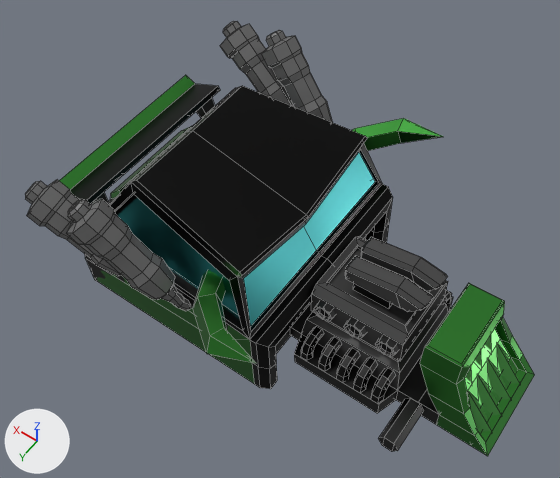
Two versions of the FBX model FishPunch Project/TrickyTracks/Assets/TrickyTracks/Meshes/Characters/Vehicle_001_Hotrod_001_Base.fbx, one commit apart.
One viewpoint serves both versions: a 50 mm lens placed at (-2.91, 3.23, 4.63), pointed at (-1.21, 0.86, 0.89). Lighting does not change. The marker at lower left points along +X, +Y and +Z. Mesh edges are drawn as thin lines. Where no turn or scale is listed for an object, it has been applied to the vertices.

The older version as bpy lines, for what is in view:
```python
me_mesh = bpy.data.meshes.new('Mesh')
me_mesh.from_pydata(...)  # 1459 vertices, 1333 faces; spans x -1.5..1.5, y -1.06..1.06, z -0.61..0.61
me_mesh.materials.append(mat_stingraypbs1)
ob_vehicle_001_hotrod_001_base = bpy.data.objects.new('Vehicle_001_Hotrod_001_Base', me_mesh)
ob_vehicle_001_hotrod_001_base.location = (-1.351, 0.745, 0.86)
```
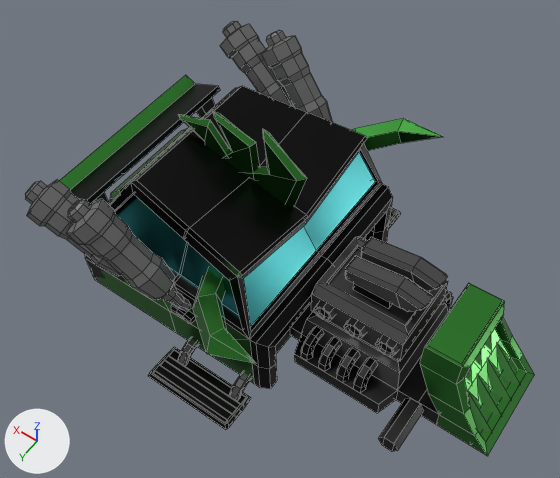
Where the newer file only moved an object's origin or applied its transform, the numbers keep the older frame.

Where the change shows, as pixel boxes (x1, y1, x2, y2) in the pictures (560 x 478 px):
part 1 of me_mesh, deleted (black): before (371, 368, 395, 402)
part 2 of me_mesh, added (black): after (85, 86, 400, 430)

Patch to the scene script:
```diff
--- a/FishPunch Project/TrickyTracks/Assets/TrickyTracks/Meshes/Characters/Vehicle_001_Hotrod_001_Base.fbx.py
+++ b/FishPunch Project/TrickyTracks/Assets/TrickyTracks/Meshes/Characters/Vehicle_001_Hotrod_001_Base.fbx.py
@@ me_mesh @@
 # used by ob_vehicle_001_hotrod_001_base; location = (-1.351, 0.745, 0.86)
-me_mesh.from_pydata(...)  # 1459 vertices, 1333 faces; spans x -1.5..1.5, y -1.06..1.06, z -0.61..0.61
+me_mesh.from_pydata(...)  # 1817 vertices, 1646 faces; spans x -1.5..1.5, y -1.06..1.06, z -0.68..0.76
+# me_mesh part 1: the loose piece of 30 vertices spanning x -0.84..-0.76, y 0.3..0.46, z -0.48..-0.33 is deleted
+# me_mesh part 2: 388 vertices added at x -0.14..0.97, y -1.04..1.06, z -0.68..0.76
 me_mesh.materials.append(mat_stingraypbs1)
```
